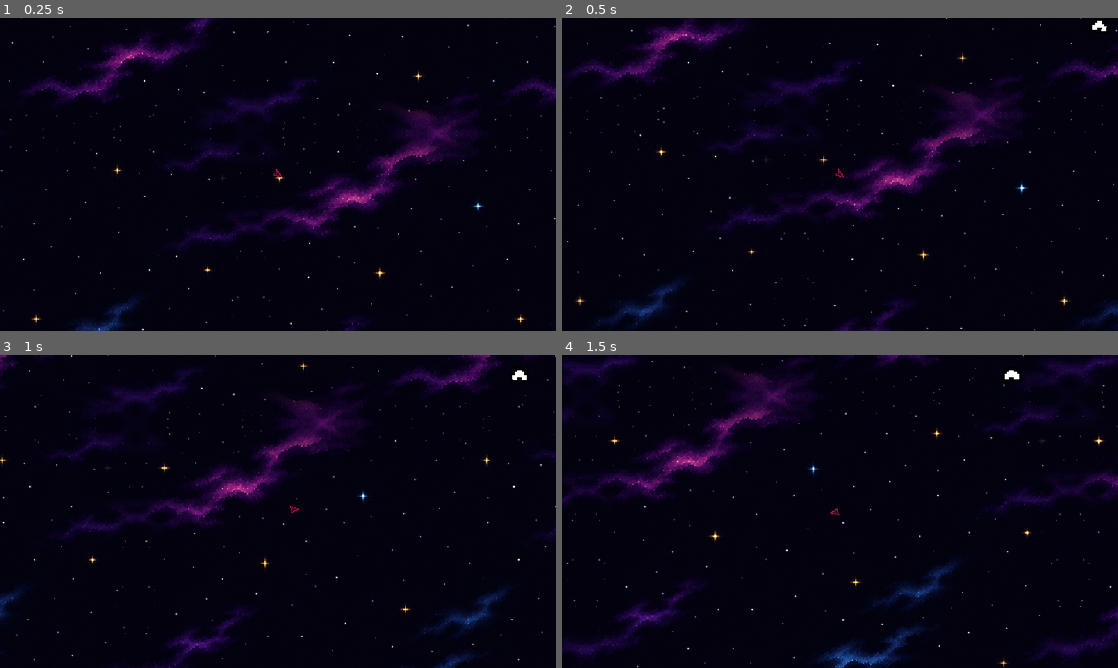
Above: before the commit, frames 1-4 (two rows, left to right).
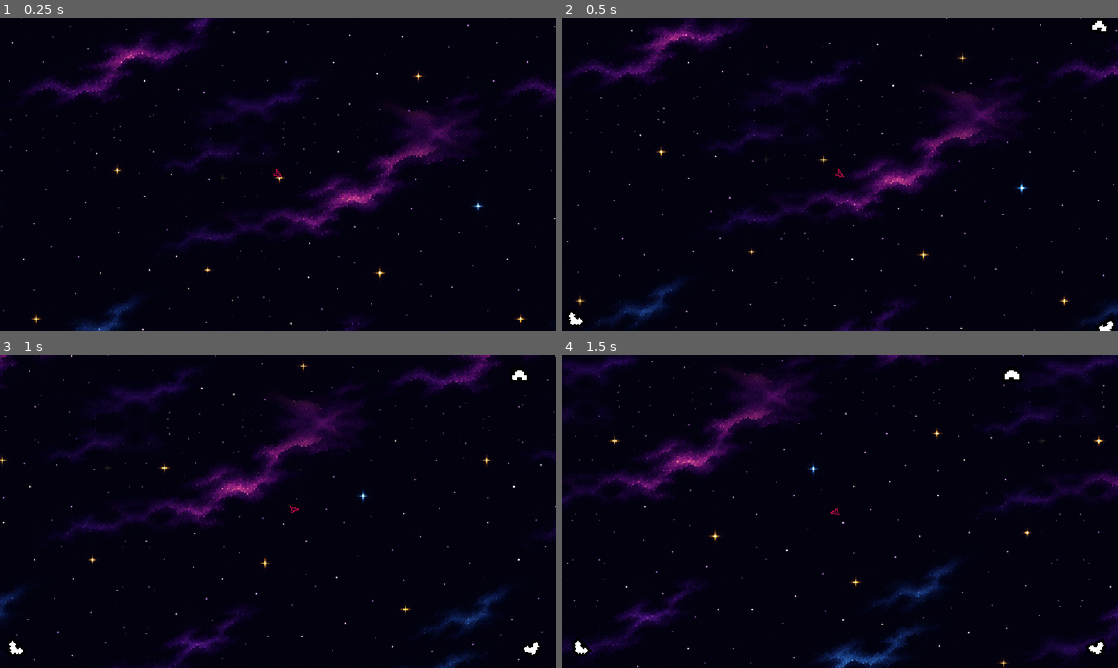
Above: after the commit, the same moments.

Repository: TheBullfrogEngineer/Bounceback2026
Game: Godot game, scene res://Levels/Lobby/Lobby.tscn
The game is run twice, just before and just after one commit, with the same random seed, the same clock (stepped at 60 frames per second) and the same inputs.
Inputs (mouse positions are in pixels of both pictures, inside the frame that each line leads up to):
- Up to frame 1 (0.25 s): no input
- Up to frame 2 (0.5 s): no input
- Up to frame 3 (1 s): move the mouse to (400, 495) at 0.52 s; click (400, 495) at 0.6 s
- Up to frame 4 (1.5 s): move the mouse to (728, 527) at 1.27 s; tap W (propel) at 1.35 s

Frame 1 is identical in both runs. In frame 2, 0.1% of the frame differs, in the area x 1-100%, y 94-100%; in frame 3, 0.1%; in frame 4, 0.3%, in the area x 1-98%, y 90-97%.

Commit message:
Other two planets, no logic yet

Diff:
--- a/Cosmic-Rebounded/Levels/Lobby/Lobby.tscn
+++ b/Cosmic-Rebounded/Levels/Lobby/Lobby.tscn
@@ -114,6 +114,44 @@
 scale = Vector2(5, 5)
 screen_margin = 40.0
 
+[node name="Cryax" type="Node2D" parent="." unique_id=662875486]
+position = Vector2(-8000, 8000)
+scale = Vector2(5, 5)
+
+[node name="Area2D" type="Area2D" parent="Cryax" unique_id=117990271]
+
+[node name="CollisionShape2D" type="CollisionShape2D" parent="Cryax/Area2D" unique_id=368093396]
+shape = SubResource("CircleShape2D_4ayxd")
+
+[node name="AnimatedSprite2D" type="AnimatedSprite2D" parent="Cryax/Area2D" unique_id=1485396234]
+position = Vector2(1.3999779, 2.000084)
+scale = Vector2(1.1302847, 1.1302847)
+sprite_frames = SubResource("SpriteFrames_77k6c")
+frame_progress = 0.32209024
+
+[node name="WaypointMarker" parent="Cryax" unique_id=803858590 instance=ExtResource("5_5e7b7")]
+scale = Vector2(5, 5)
+screen_margin = 40.0
+
+[node name="Aquarius" type="Node2D" parent="." unique_id=1134186191]
+position = Vector2(9000, 14000)
+scale = Vector2(5, 5)
+
+[node name="Area2D" type="Area2D" parent="Aquarius" unique_id=2026714855]
+
+[node name="CollisionShape2D" type="CollisionShape2D" parent="Aquarius/Area2D" unique_id=463947177]
+shape = SubResource("CircleShape2D_4ayxd")
+
+[node name="AnimatedSprite2D" type="AnimatedSprite2D" parent="Aquarius/Area2D" unique_id=1880890931]
+position = Vector2(1.3999779, 2.000084)
+scale = Vector2(1.1302847, 1.1302847)
+sprite_frames = SubResource("SpriteFrames_77k6c")
+frame_progress = 0.32209024
+
+[node name="WaypointMarker" parent="Aquarius" unique_id=1125288020 instance=ExtResource("5_5e7b7")]
+scale = Vector2(5, 5)
+screen_margin = 40.0
+
 [node name="Triangle" parent="." unique_id=669404060 instance=ExtResource("6_xxqy0")]
 
 [node name="Borders" type="Node2D" parent="." unique_id=7262330]
